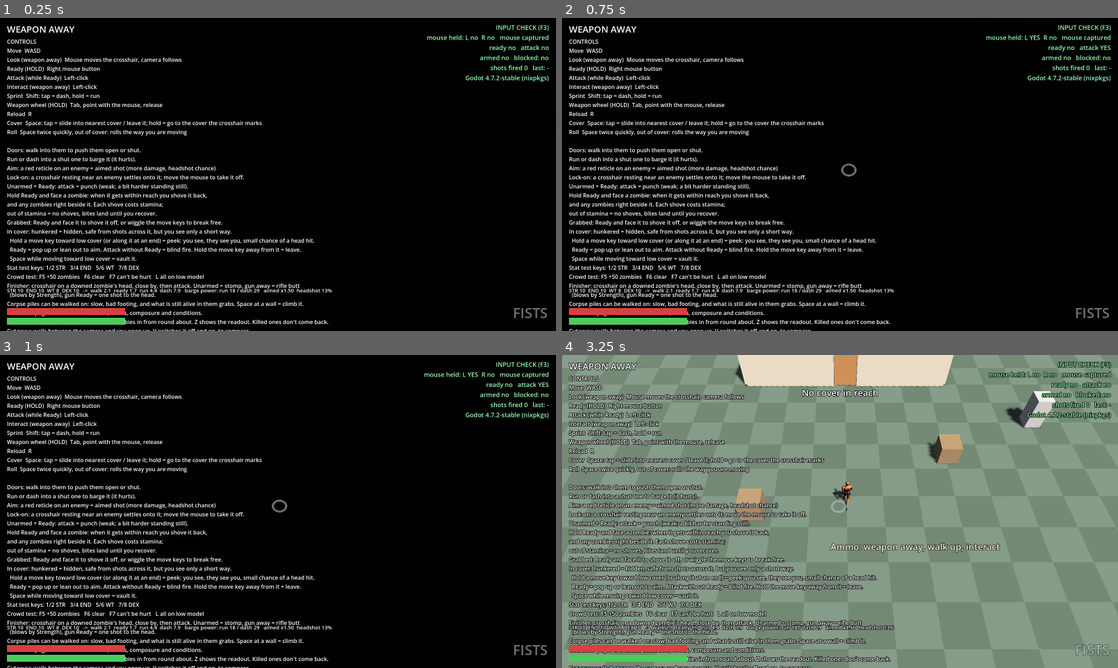
Above: before the commit, frames 1-4 (two rows, left to right).
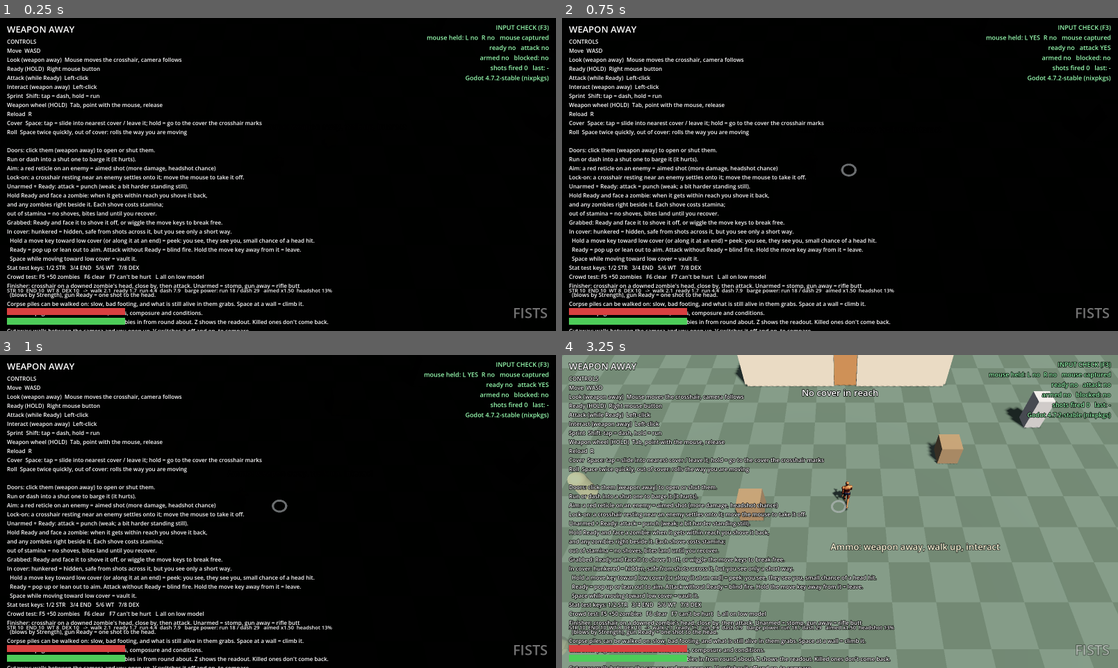
Above: after the commit, the same moments.

Repository: RuneTV64/twinsticksofdepth
Game: Godot game, scene res://main.tscn
Same seed, same stepped clock (60 frames per second), same inputs: the game is played once before the commit and once after it.
Inputs (mouse positions are in pixels of both pictures, inside the frame that each line leads up to):
- Up to frame 1 (0.25 s): no input
- Up to frame 2 (0.75 s): tap Enter at 0.5 s; move the mouse to (867, 174) at 0.52 s; press the mouse at (867, 174) at 0.53 s; hold W (move_up) from 0.53 s (still down)
- Up to frame 3 (1 s): keep holding W (move_up)
- Up to frame 4 (3.25 s): keep holding W (move_up); move the mouse to (812, 511) at 1.27 s; release the mouse at (812, 511) at 1.28 s; click (812, 511) at 1.35 s; move the mouse to (851, 505) at 2.02 s; hold Space (cover) 2.03-2.78 s; click (851, 505) at 2.3 s; move the mouse to (834, 517) at 2.77 s; right-click (834, 517) at 2.85 s; click (834, 517) at 3.05 s

The runs differ from the first frame. In frame 1, 0.2% of the frame differs, in the area x 4-28%, y 41-44%; in frame 2, 0.2%; in frame 3, 0.2%; in frame 4, 0.5%, in the area x 0-28%, y 37-96%.

Commit message:
Zombies linger when you look away and are tougher when fresh; doors open on a click
A zombie that leaves your view stays drawn for a moment before it fades.
Fresh zombies take more damage, more blows to the skull and more to
knock over; rotted ones less. Walking into a door no longer pushes it.

Co-Authored-By: Claude Fable 5.2 <noreply@anthropic.com>
Claude-Session: https://claude.ai/code/session_016fBGAUWu2qzw7nE8geQqSy

Diff:
--- a/door.gd
+++ b/door.gd
@@ -2,11 +2,11 @@
 extends Node3D
 ## Hinged door. This node sits on the hinge; the panel runs along local +X.
 ## The collision body is a child of the hinge, so it swings with the door you see.
-##  - Walk into it (either stance) and it swings away from you. That opens AND closes it.
-##  - Interact (weapon away) opens or closes it.
+##  - Click it (interact, weapon away) to open or close it. Walking into it does nothing for the player
+##    (owner, 20 Nov 2026). Zombies and raiders still shoulder it open as they walk into it.
 ##  - Run or dash into a shut door to barge it. Power = (STR + WT) x speed. If the power beats
 ##    the door's toughness it slams open, but it still hurts. If not, you bounce off and hurt more.
-##  - Locked doors won't push open. Barge them; every failed barge weakens them a bit.
+##  - Locked doors won't open to a click. Barge them; every failed barge weakens them a bit.
 
 @export var width := 1.6
 @export var height := 2.3
--- a/enemy.gd
+++ b/enemy.gd
@@ -17,7 +17,14 @@
 
 @export var kind := "dummy"
 @export var max_hp := 100.0            # dummies; shamblers use shambler_hp
-@export var shambler_hp := 50.0        # rotten and fragile: two shots, or a long beating with fists
+@export var shambler_hp := 50.0        # at the middle of decay. Scaled by rot (see Toughness)
+@export_group("Toughness")
+# The fresher the body, the more it takes: more damage to put down, a harder skull, steadier on its feet. A
+# long-rotted one is fragile on all three. Each pair is fresh .. fully rotted.
+@export var hp_by_rot := Vector2(1.7, 0.85)        # times shambler_hp
+@export var skull_by_rot := Vector2(0.55, 1.4)     # how much of a blow gets through to the skull
+@export var topple_by_rot := Vector2(0.3, 1.8)     # times knockdown_chance
+@export_group("")
 @export var move_speed := 1.5
 @export var aggro_range := 12.0
 @export var attack_range := 1.45       # dummies don't attack; kept for tuning other kinds
@@ -25,7 +32,9 @@
 @export var attack_cooldown := 1.3
 @export var shambler_respawn := 90.0   # seconds a killed shambler stays gone, so a bullet buys real time
 @export var investigate_time := 10.0   # how long a heard noise keeps pulling it in
-@export var fade_time := 0.25          # seconds to fade out of (or into) the player's view
+@export var fade_time := 0.25          # seconds to fade into the player's view
+@export var linger_time := 1.2         # s it stays in view after you look away: you remember where it was
+@export var fade_out_time := 0.9       # ... then s to fade out (it has moved on by then, which is why it goes)
 
 @export_group("Zombie abilities")
 @export var grab_range := 1.05         # m: how close it has to be to reach for you
@@ -177,6 +186,7 @@
 var _corpse_t := 0.0
 var _sway := 0.0
 var _alpha := 1.0                # 1 = in the player's view, fades to 0 when it isn't
+var _out_t := 0.0                # s since it left the player's view
 var _noise_pos := Vector3.ZERO   # where the last noise it heard came from
 var _noise_t := 0.0              # > 0 while it is still drawn to that spot
 var _bite_cd := 0.0
@@ -250,6 +260,8 @@
 	if reroll:   # the first roll happens in shambler.gd's own _ready
 		body.new_zombie()
 	_pace = randf_range(0.88, 1.12)
+	max_hp = shambler_hp * lerpf(hp_by_rot.x, hp_by_rot.y, body.rot())
+	hp = max_hp
 	crawling = body.legs() < 2
 	_set_state("walk")
 	_apart_t = fall_apart_every * randf_range(0.5, 1.5)
@@ -295,7 +307,7 @@
 				if r <= 0.0:
 					_lose(limbs[i], dir * 2.5 + Vector3.UP * 1.5)
 					break
-	if knock >= 3.0 and randf() < knockdown_chance * (1.0 + body.rot()):
+	if knock >= 3.0 and randf() < knockdown_chance * lerpf(topple_by_rot.x, topple_by_rot.y, body.rot()):
 		_knock_down()
 
 
@@ -332,7 +344,14 @@
 ## script time in a 226-zombie crowd, with every zombie re-setting them every tick.)
 func _update_fade(delta: float) -> void:
 	var seen := player == null or player.can_see(global_position)
-	_alpha = move_toward(_alpha, 1.0 if seen else 0.0, delta / maxf(fade_time, 0.01))
+	if seen:
+		_out_t = 0.0
+		_alpha = move_toward(_alpha, 1.0, delta / maxf(fade_time, 0.01))
+	else:
+		# Out of your view it lingers a moment, as you remember where it was, and then fades.
+		_out_t += delta
+		if _out_t > linger_time or _alpha < 0.99:
+			_alpha = move_toward(_alpha, 0.0, delta / maxf(fade_out_time, 0.01))
 	if body != null:
 		var shown := _alpha > 0.02 or _corpse_t > 0.0
 		if _visual.visible != shown:
@@ -359,7 +378,7 @@
 	if state != "down" and state != "getup":
 		_let_go()
 		_set_state("walk")
-	if randf() < knockdown_chance * 0.5 * (1.0 + body.rot()):
+	if randf() < knockdown_chance * 0.5 * lerpf(topple_by_rot.x, topple_by_rot.y, body.rot()):
 		_knock_down()
 
 
@@ -701,12 +720,17 @@
 	return body != null and not dead and (crawling or state == "down" or state == "heap") and state != "climb"
 
 
+## How much of a blow gets through to its skull: little on a fresh body, a lot on a rotted one.
+func skull_softness() -> float:
+	return lerpf(skull_by_rot.x, skull_by_rot.y, body.rot()) if body != null else 1.0
+
+
 ## A blow to the head while it is down (a stomp, a rifle butt). `power` 1 is enough for a sound skull; rot softens
 ## it. Returns true if that finished it.
 func take_stomp(power: float, dir: Vector3) -> bool:
 	if dead:
 		return false
-	head_dmg += power * (1.0 + 0.5 * body.rot() if body != null else 1.0)
+	head_dmg += power * skull_softness()
 	_flash = 0.1
 	hurt_t = 0.18
 	_since_hit = 0.0
--- a/hud.gd
+++ b/hud.gd
@@ -34,7 +34,7 @@
 Roll  Space twice quickly, out of cover: rolls the way you are moving"""
 
 const HELP_TAIL := """
-Doors: walk into them to push them open or shut.
+Doors: click them (weapon away) to open or shut them.
 Run or dash into a shut one to barge it (it hurts).
 Aim: a red reticle on an enemy = aimed shot (more damage, headshot chance)
 Lock-on: a crosshair resting near an enemy settles onto it; move the mouse to take it off.
--- a/main.gd
+++ b/main.gd
@@ -384,7 +384,7 @@
 		_ammo(p)
 
 	_sign(Vector3(3, 1.6, 4), "Ammo: weapon away, walk up, interact")
-	_sign(Vector3(0, 3.2, -9.6), "Walk into the door to push it")
+	_sign(Vector3(0, 3.2, -9.6), "Click the door to open it")
 	_sign(Vector3(7.6, 3.2, -16), "Locked: dash into it")
 	_sign(Vector3(-15, 3.0, 2), "Dummies")
 	_sign(Vector3(20, 3.0, 0), "Shamblers")
--- a/player.gd
+++ b/player.gd
@@ -10,7 +10,7 @@
 ##    pops you out to aim; attack without Ready fires blind. See the Cover section below and cover.gd.
 ##  READY (hold right-click / Q): the mouse sets facing, the camera
 ##    leads toward the aim point. Attack button attacks. Slower, no running (dash still works).
-## Doors work in either stance: walk into them to push them, run or dash into them to barge.
+## Doors: click one (weapon away) to open or close it; run or dash into a shut one to barge it.
 
 # ---------- Stats ----------
 # The character sheet (character_sheet.gd) holds the attributes, needs, composure and conditions. There is no
@@ -1218,7 +1218,9 @@
 
 ## How many blows a sound skull takes at your Strength, with what is in your hands.
 func finisher_blows() -> int:
-	return ceili(1.0 / _blow_power() - 0.001)
+	var soft := finish_target.skull_softness() if finish_target != null else 1.0
+	var left := 1.0 - (finish_target.head_dmg if finish_target != null else 0.0)
+	return maxi(ceili(left / (_blow_power() * soft) - 0.001), 1)
 
 
 func _blow_power() -> float:
@@ -1545,10 +1547,7 @@
 		if spd >= barge_min_speed and _barge_cd <= 0.0 and door.is_shut():
 			_barge(door, spd, into)
 			return
-		if spd > 0.4:
-			if not door.push(global_position, into, spd) and _locked_msg_cd <= 0.0:
-				show_status("Won't budge. Run or dash into it to barge it open.", 2.0)
-				_locked_msg_cd = 2.5
+		# (Walking into a door no longer pushes it: you open and close doors by clicking them. Owner, 20 Nov 2026.)
 
 
 func _barge(door: Door, spd: float, into: Vector3) -> void:
@@ -1860,8 +1859,8 @@
 		if armed and not is_melee() and mag > 0:
 			return "[%s]  Shoot it in the head (1 round, loud)" % btn
 		var n := finisher_blows()
-		return "[%s]  %s its head (%s at your Strength)" % [btn, "Stomp" if is_melee() else "Rifle-butt",
-			"one blow" if n <= 1 else "%d blows" % n]
+		return "[%s]  %s its head (%s)" % [btn, "Stomp" if is_melee() else "Rifle-butt",
+			"one blow" if n <= 1 else "about %d blows" % n]
 	if interact_target == null:
 		return ""
 	var txt: String = interact_target.call("prompt_text", self)
Not shown, changed: CLAUDE.md
